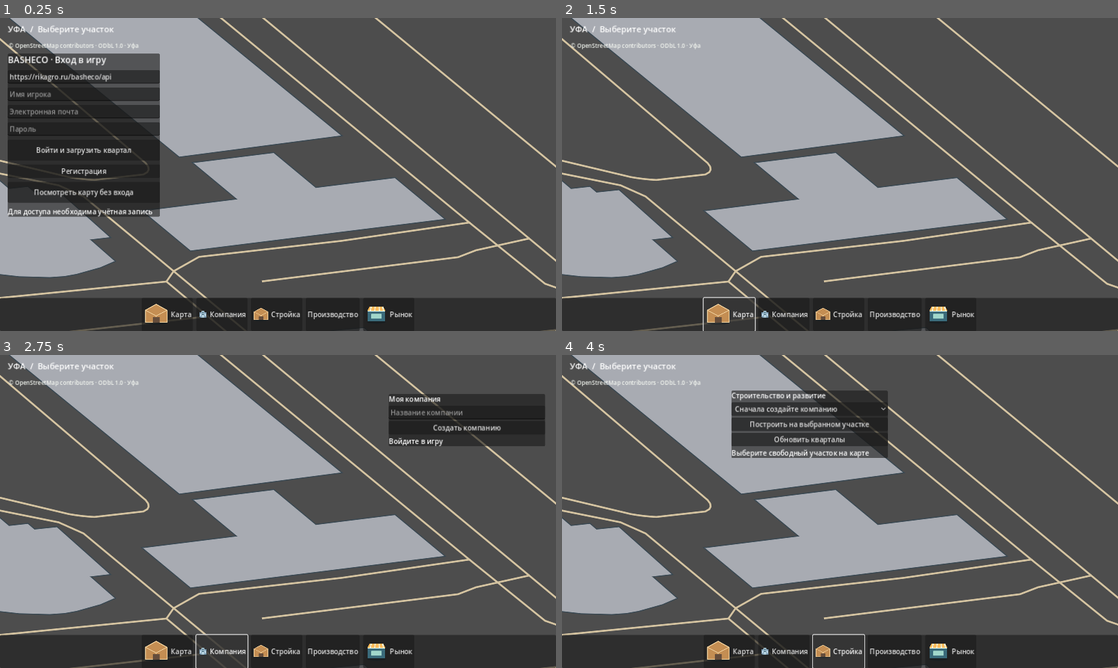
Above: before the commit, frames 1-4 (two rows, left to right).
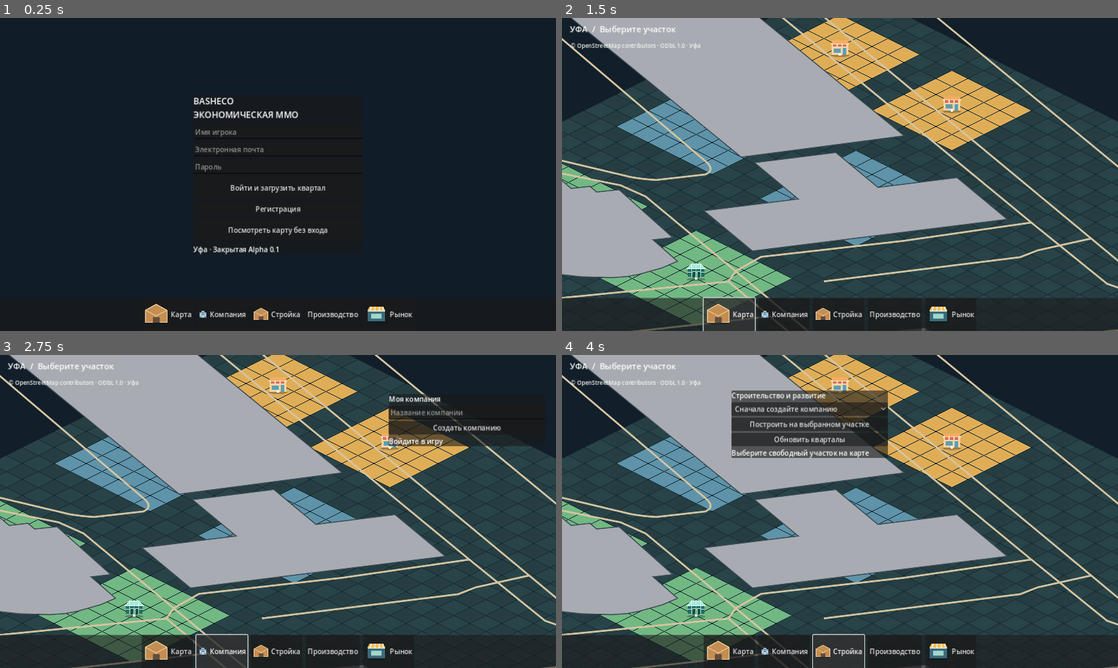
Above: after the commit, the same moments.

Repository: maillunex-lang/basheco
Game: Godot game, scene res://scenes/world.tscn
The game is run twice, just before and just after one commit, with the same random seed, the same clock (stepped at 60 frames per second) and the same inputs.
Inputs:
- Up to frame 1 (0.25 s): no input
- Up to frame 2 (1.5 s): click "Посмотреть карту без входа" at 0.5 s; click "Карта" at 1.25 s
- Up to frame 3 (2.75 s): click "Компания" at 2 s
- Up to frame 4 (4 s): click "Создать компанию" at 2.75 s; click "Стройка" at 3.5 s

The runs differ from the first frame. In frame 1, 83% of the frame differs, in the area x 0-100%, y 0-100%; in frame 2, 60%; in frame 3, 55%; in frame 4, 59%.

Commit message:
feat(ui): centered full-screen login with separate map preview and no API field

Diff:
--- a/client/scripts/login_panel.gd
+++ b/client/scripts/login_panel.gd
@@ -7,25 +7,32 @@
 var password: LineEdit
 var status_label: Label
 var panel: PanelContainer
+var backdrop: ColorRect
 
 func _ready() -> void:
     api = get_parent().get_node("API")
     api.authenticated.connect(_on_authenticated)
     api.request_failed.connect(_on_error)
+    backdrop = ColorRect.new()
+    backdrop.color = Color("#101c28")
+    backdrop.set_anchors_and_offsets_preset(Control.PRESET_FULL_RECT)
+    add_child(backdrop)
     panel = PanelContainer.new()
-    panel.position = Vector2(18, 82)
-    panel.custom_minimum_size = Vector2(350, 0)
+    panel.custom_minimum_size = Vector2(390, 0)
     add_child(panel)
+    get_viewport().size_changed.connect(_layout)
+    call_deferred("_layout")
     var layout := VBoxContainer.new()
     layout.add_theme_constant_override("separation", 9)
     panel.add_child(layout)
     var title := Label.new()
-    title.text = "BASHECO · Вход в игру"
+    title.text = "BASHECO\nЭКОНОМИЧЕСКАЯ MMO"
     title.add_theme_font_size_override("font_size", 20)
     layout.add_child(title)
     endpoint = LineEdit.new()
     endpoint.placeholder_text = "Адрес игрового API (HTTPS)"
     endpoint.text = "https://rikagro.ru/basheco/api"
+    endpoint.visible = false
     layout.add_child(endpoint)
     display_name = LineEdit.new()
     display_name.placeholder_text = "Имя игрока"
@@ -49,11 +56,22 @@
     var demo_button := Button.new()
     demo_button.text = "Посмотреть карту без входа"
     demo_button.custom_minimum_size.y = 48
-    demo_button.pressed.connect(func(): panel.visible = false)
+    demo_button.pressed.connect(_preview_map)
     layout.add_child(demo_button)
     status_label = Label.new()
-    status_label.text = "Для доступа необходима учётная запись"
+    status_label.text = "Уфа · Закрытая Alpha 0.1"
     layout.add_child(status_label)
+
+func _layout() -> void:
+    var size := get_viewport().get_visible_rect().size
+    panel.position = Vector2((size.x - panel.size.x) * 0.5, maxf(24.0, (size.y - panel.size.y) * 0.5))
+
+func _preview_map() -> void:
+    panel.visible = false
+    backdrop.visible = false
+    get_parent().world_visible = true
+    get_parent().get_node("Navigation").show()
+    get_parent().queue_redraw()
 
 var registration_http: HTTPRequest
 
@@ -99,7 +117,11 @@
     status_label.text = "Вход выполнен"
     api.load_sector()
     panel.visible = false
+    backdrop.visible = false
+    get_parent().get_node("Navigation").show()
+    get_parent().queue_redraw()
 
 func _on_error(_code: int, message: String) -> void:
     status_label.text = message
     panel.visible = true
+    backdrop.visible = true
